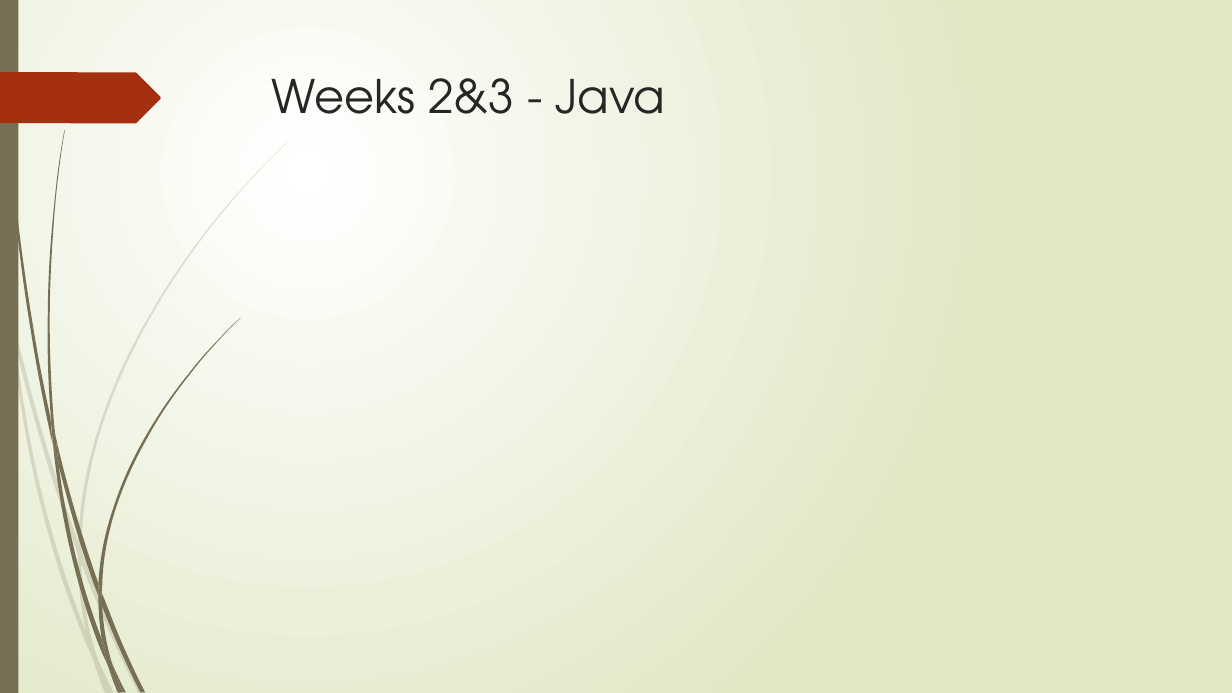
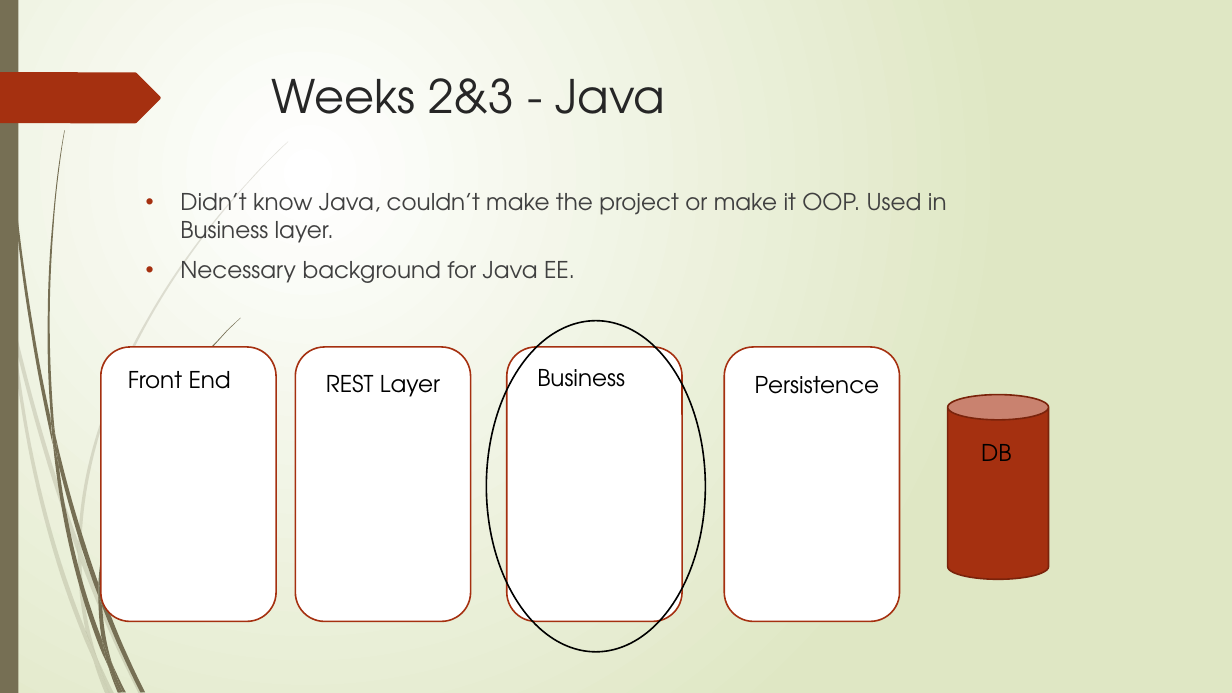
Before and after one commit to RM147/StoryGen, a slide deck: slide 7 of Project Presentation.pptx (slide 6 before the commit). Drawn at 1232x693 pixels with LibreOffice and Linux fonts; fonts in the diff are those of the drawing. Boxes give left, top, right and bottom in pixels: in the first picture for what was removed or moved away, otherwise in the second. Text is boxed around its words. In the diff, an @@ line names an element or a change of style, - is before the commit and + after.

```diff
--- a/Project Presentation.pptx
+++ b/Project Presentation.pptx
@@ text added at (180, 192, 947, 283), 18 pt, text #404040 @@
+• Didn’t know Java, couldn’t make the project or make it OOP. Used in Business layer.
+• Necessary background for Java EE.
@@ ellipse added at (486, 321, 705, 652), outline #000000 1.25 pt @@
@@ group added at (101, 347, 1049, 621): 5 texts, 4 rounded rectangles, 1 cylinder @@
+Front End
+REST Layer
+Business
+Persistence
+DB
```
Also in this commit, not shown: 5 other slides changed, 1 slide added, 4 other files.
